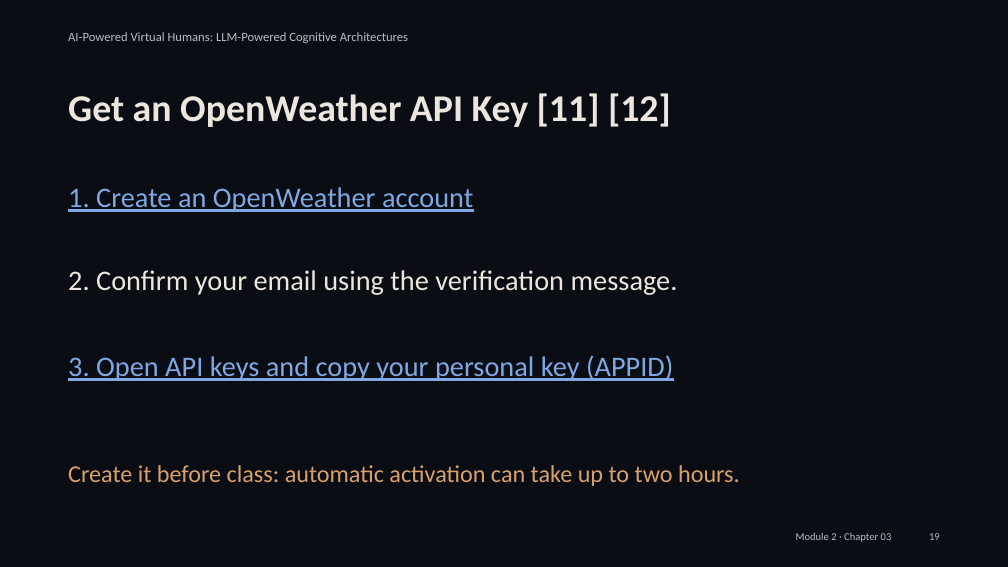
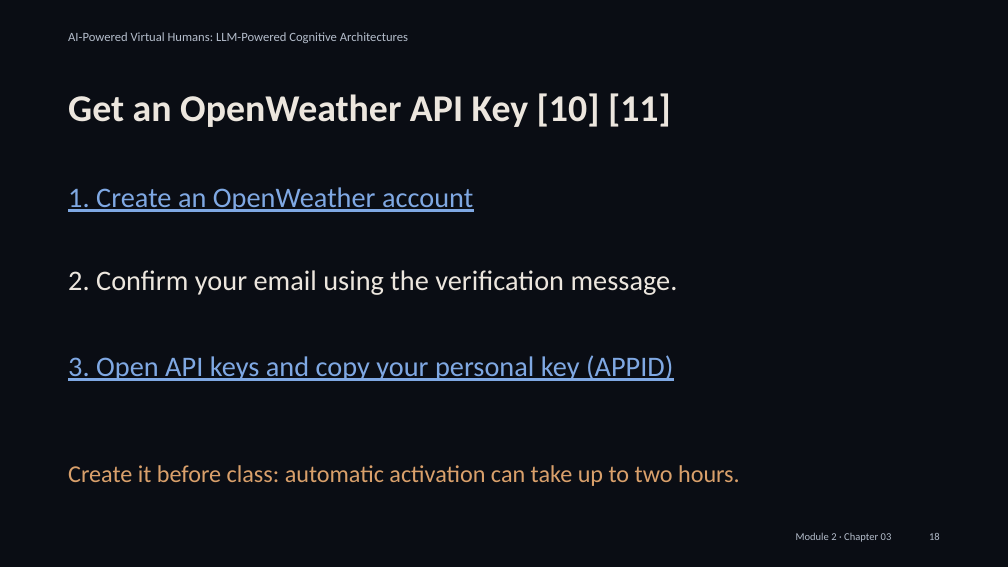
Before and after one commit to alessandropec/virtual-humans-cognitive-architectures, a slide deck: slide 18 of virtual_human_course/Module_2/Chapter_03/Slides/Module_2_Chapter_03_Integration_with_the_Virtual_Human.pptx (slide 19 before the commit). Drawn at 1008x567 pixels with LibreOffice and Linux fonts; fonts in the diff are those of the drawing. Boxes give left, top, right and bottom in pixels: in the first picture for what was removed or moved away, otherwise in the second. Text is boxed around its words. In the diff, an @@ line names an element or a change of style, - is before the commit and + after.

Commit message:
Simplify tool lesson and split coding-agent exercises into game, weather and whiteboard

```diff
--- a/virtual_human_course/Module_2/Chapter_03/Slides/Module_2_Chapter_03_Integration_with_the_Virtual_Human.pptx
+++ b/virtual_human_course/Module_2/Chapter_03/Slides/Module_2_Chapter_03_Integration_with_the_Virtual_Human.pptx
@@ text at [68,93,671,127]: text changed @@
-Get an OpenWeather API Key [11] [12]
+Get an OpenWeather API Key [10] [11]
```
Also in this commit, not shown: 6 other slides changed, 9 slides added, 8 slides removed, 3 other files.
